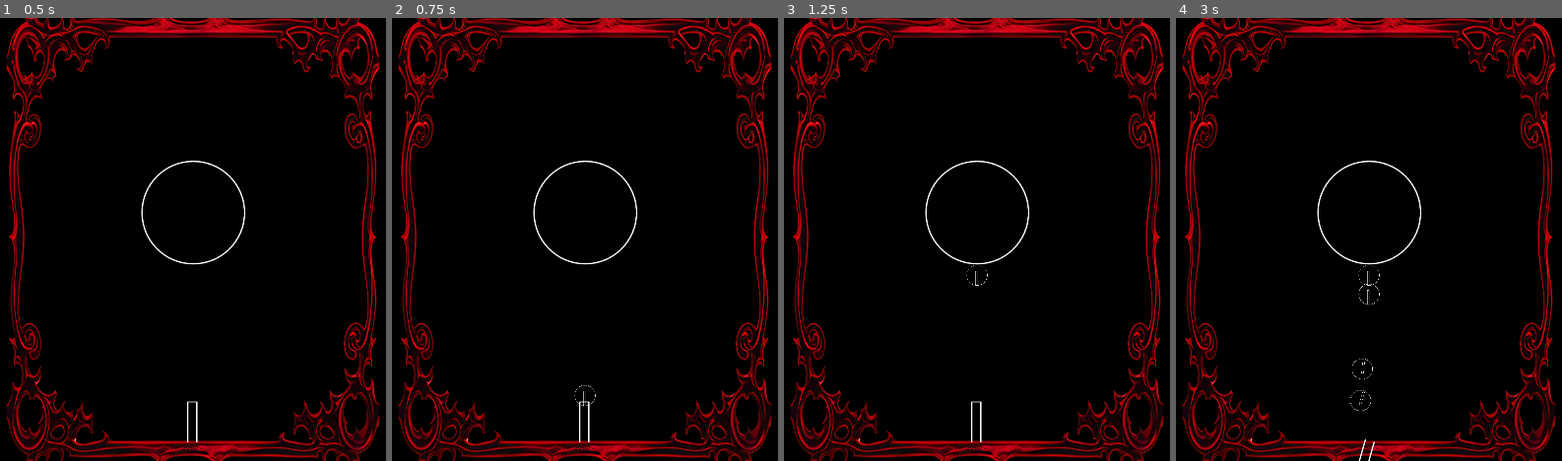
Above: before the commit, frames 1-4 (left to right).
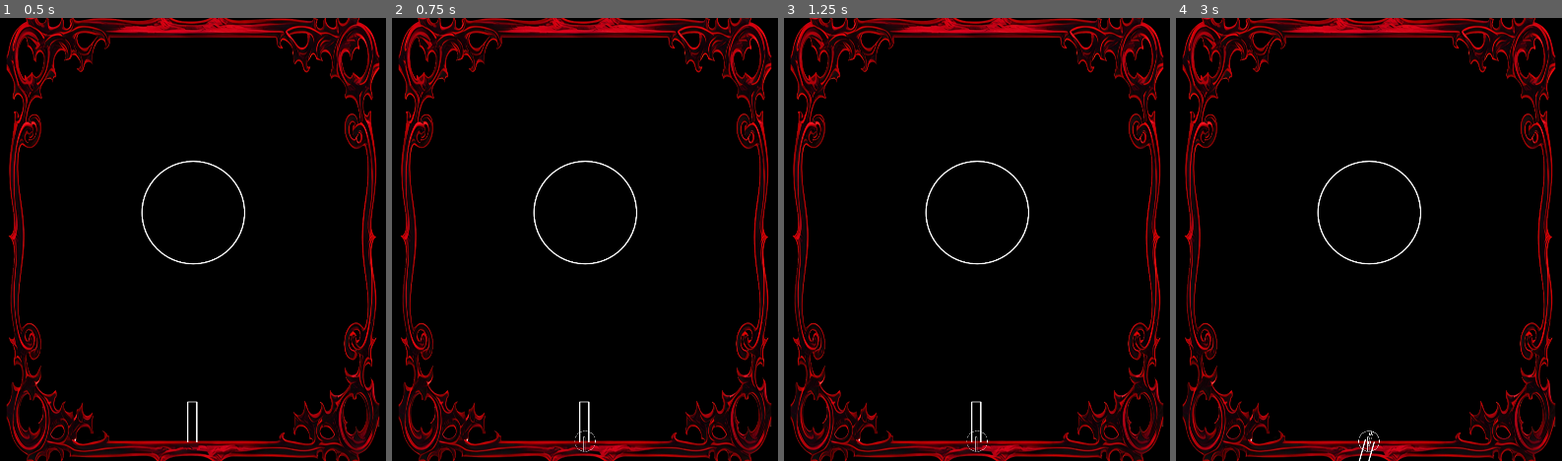
Above: after the commit, the same moments.

Repository: colton-o/bubblemancer
Game: Godot game, scene res://Levels/main.tscn
Same seed, same stepped clock (60 frames per second), same inputs: the game is played once before the commit and once after it.
Inputs (mouse positions are in pixels of both pictures, inside the frame that each line leads up to):
- Up to frame 1 (0.5 s): no input
- Up to frame 2 (0.75 s): tap Enter at 0.5 s; move the mouse to (758, 217) at 0.52 s; click (758, 217) at 0.6 s
- Up to frame 3 (1.25 s): no input
- Up to frame 4 (3 s): tap Space at 1.25, 2.75 s; move the mouse to (1210, 261) at 1.27 s; tap A (x_rot_neg) at 1.35 s; tap Enter at 2 s; move the mouse to (1446, 142) at 2.02 s; hold D (x_rot_pos) 2.03-2.78 s; move the mouse to (1330, 328) at 2.77 s; click (1330, 328) at 2.85 s

Frame 1 is identical in both runs. In frame 2, less than 0.1% of the frame differs, in the area x 47-53%, y 82-98%; in frame 3, less than 0.1%; in frame 4, 0.2%, in the area x 45-53%, y 55-98%.
Error after the commit: Parse Error: Cannot use simple "@export" annotation with variable without type or initializer, since type can't be inferred. (res://Objects/orb.gd:7)

Commit message:
some seal code

Diff:
--- a/Levels/main.tscn
+++ b/Levels/main.tscn
@@ -1,28 +1,17 @@
-[gd_scene load_steps=8 format=3 uid="uid://bflsladtih55q"]
+[gd_scene load_steps=7 format=3 uid="uid://bflsladtih55q"]
 
 [ext_resource type="Texture2D" uid="uid://cieyks2ddk6bj" path="res://Sprites/border.png" id="1_bjvi8"]
+[ext_resource type="PackedScene" uid="uid://bai4q0ixrltg4" path="res://Objects/seal.tscn" id="1_cd5rs"]
 [ext_resource type="Texture2D" uid="uid://c5y8i2ij2q5ix" path="res://Sprites/gun.tga" id="2_twinm"]
-[ext_resource type="Texture2D" uid="uid://dgakl80ahvct8" path="res://Sprites/orb.tga" id="3_ln1rf"]
 [ext_resource type="Script" path="res://Scripts/gun.gd" id="3_txmbr"]
 [ext_resource type="PackedScene" uid="uid://c4feeix6dhioc" path="res://Objects/Orb.tscn" id="4_40082"]
-
-[sub_resource type="CircleShape2D" id="CircleShape2D_183uq"]
-radius = 128.867
 
 [sub_resource type="WorldBoundaryShape2D" id="WorldBoundaryShape2D_cudwi"]
 normal = Vector2(1, 0)
 
 [node name="Root" type="Node2D"]
 
-[node name="Orb_Level" type="StaticBody2D" parent="."]
-position = Vector2(0, -65.335)
-collision_layer = 3
-
-[node name="Sprite2D" type="Sprite2D" parent="Orb_Level"]
-texture = ExtResource("3_ln1rf")
-
-[node name="CollisionShape2D" type="CollisionShape2D" parent="Orb_Level"]
-shape = SubResource("CircleShape2D_183uq")
+[node name="Seal" parent="." instance=ExtResource("1_cd5rs")]
 
 [node name="Border" type="Sprite2D" parent="."]
 scale = Vector2(0.236458, 0.439062)
--- a/Objects/orb.gd
+++ b/Objects/orb.gd
@@ -4,7 +4,7 @@
 var active = true
 var collision
 @export var connectedOrbs = Array([], TYPE_OBJECT, "Node", Orb)
-var runeID;
+@export var runeID;
 
 # Called when the node enters the scene tree for the first time.
 func _ready() -> void:
--- a/Scripts/seal.gd
+++ b/Scripts/seal.gd
@@ -1,4 +1,6 @@
 extends StaticBody2D
+var requiredRuins: Array[int] = []
+@export var connectedOrbs = Array([], TYPE_OBJECT, "Node", Orb)
 
 
 # Called when the node enters the scene tree for the first time.
@@ -9,3 +11,19 @@
 # Called every frame. 'delta' is the elapsed time since the previous frame.
 func _process(delta: float) -> void:
 	pass
+
+func _testSeal() -> void:
+	var orbsToTest = connectedOrbs
+	var foundOrb
+	var foundOrbLocation
+	for ruinID in requiredRuins:
+		for orb in orbsToTest:
+			if orb.ruinID == ruinID:
+				foundOrbLocation = orbsToTest.bsearch(orb)
+				foundOrb = true
+				break
+		if foundOrb:
+			orbsToTest.remove_at(foundOrbLocation)
+		else:
+			break
+	pass
